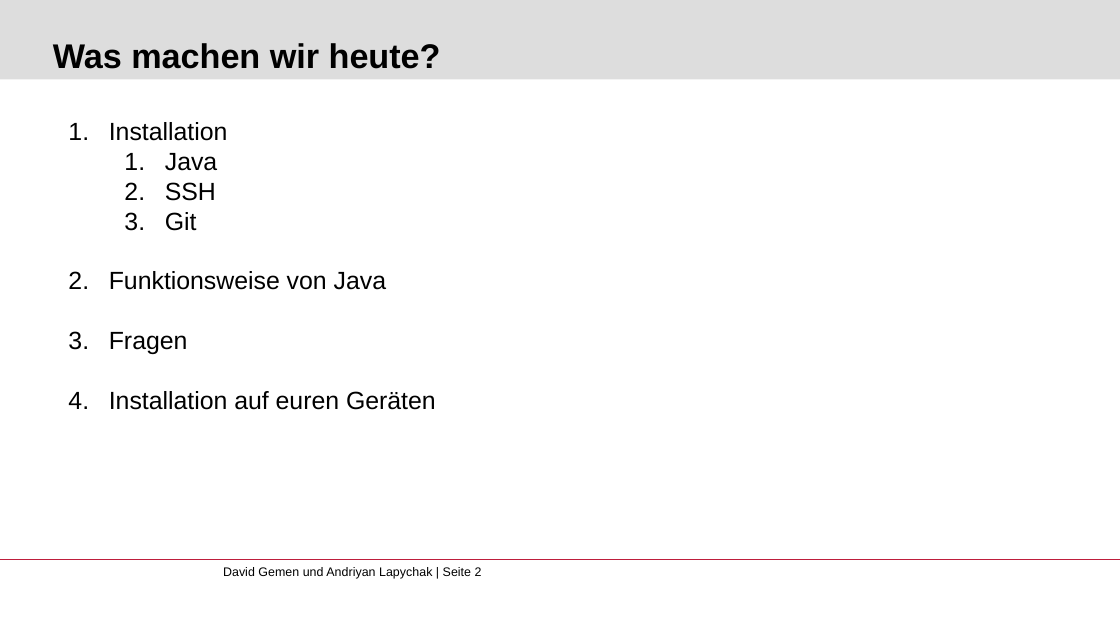
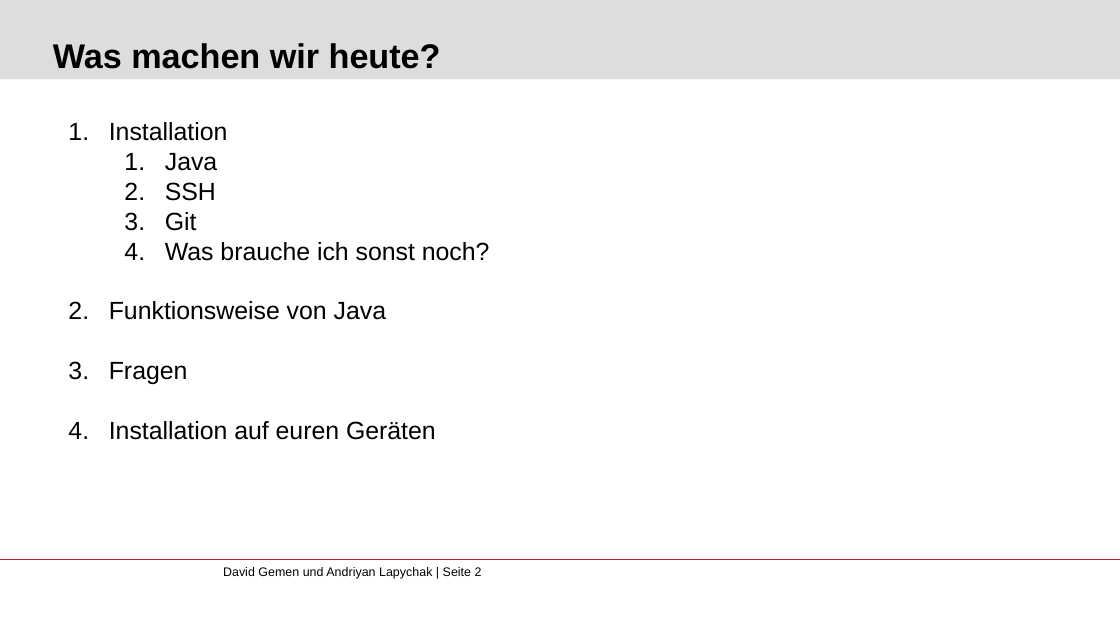
Before and after one commit to gemdav/Programmieren-1-Tutorium, a slide deck: slide 2 of slides/01_installation_introduction.pptx. Drawn at 1120x630 pixels with LibreOffice and Linux fonts; fonts in the diff are those of the drawing; background and template pictures are left out. Boxes give left, top, right and bottom in pixels: in the first picture for what was removed or moved away, otherwise in the second. Text is boxed around its words. In the diff, an @@ line names an element or a change of style, - is before the commit and + after.

```diff
--- a/slides/01_installation_introduction.pptx
+++ b/slides/01_installation_introduction.pptx
@@ text at bbox=[165, 242, 490, 261]: paragraph added @@
+  4. Was brauche ich sonst noch?
```
Also in this commit, not shown: 7 other slides changed, 1 slide added, 24 other files.
